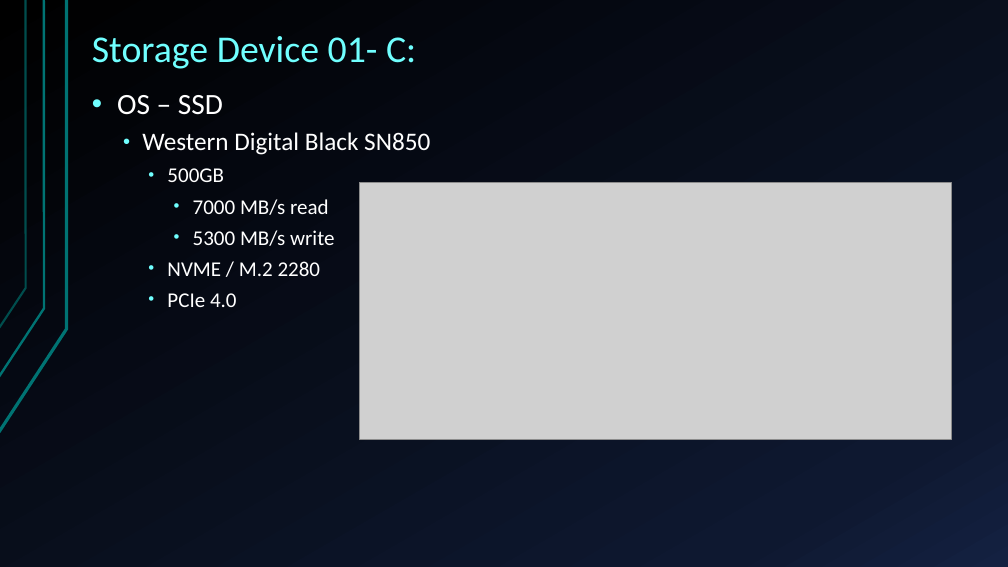
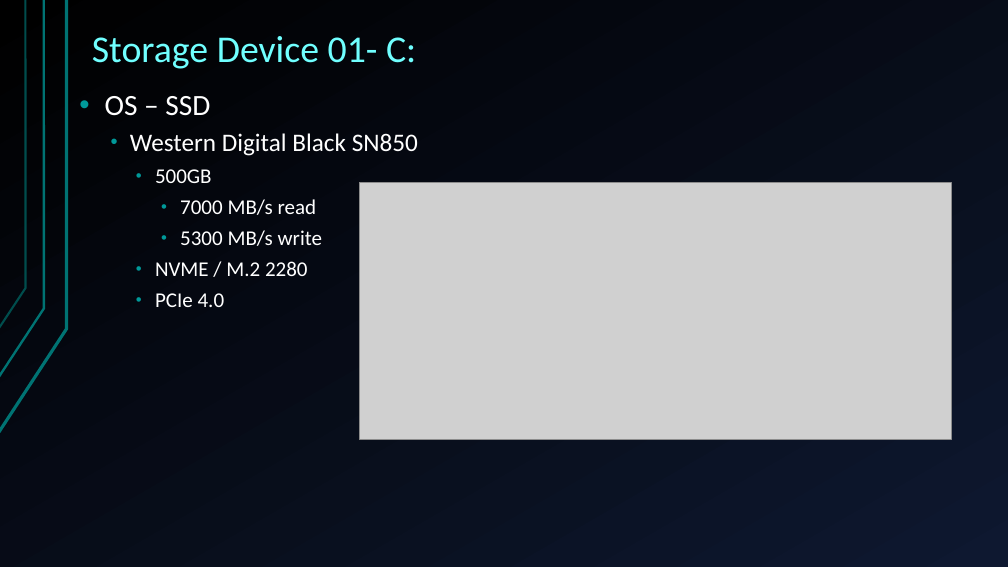
Before and after one commit to Ploppa-Smurph/ctec112_IT_HardwareSupport, a slide deck: slide 10 of buildPC.pptx. Drawn at 1008x567 pixels with LibreOffice and Linux fonts; fonts in the diff are those of the drawing; grey boxes stand for pictures. Boxes give left, top, right and bottom in pixels: in the first picture for what was removed or moved away, otherwise in the second. Text is boxed around its words. In the diff, an @@ line names an element or a change of style, - is before the commit and + after.

```diff
--- a/buildPC.pptx
+++ b/buildPC.pptx
@@ background gradient #000000 to #0F1931 to #142242 to gradient #000000 to #0E1830 @@
@@ text "OS – SSD" moved from (x1=117, y1=95, x2=430, y2=307) to (x1=105, y1=96, x2=418, y2=307) @@
@@ text "OS – SSD" at (x1=105, y1=96, x2=418, y2=307): bullet colour #70FFFF to #009999 @@
```
Also in this commit, not shown: 15 other slides changed.
